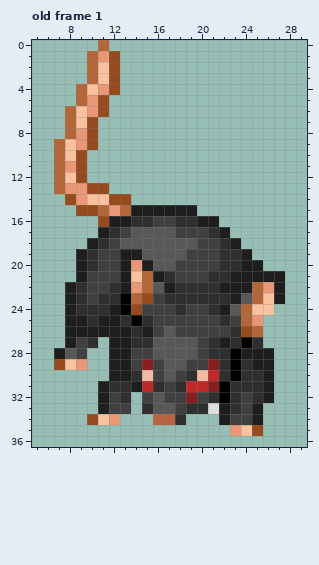
Two versions of one animated GIF sprite, Images/rat.gif. This is how it looked before the edit.
The file is 36x37 pixels, 4 frames. Colours within 5 levels of each other are drawn and written as one. Shown: old frame 1: x 5..29, y 0..36. The commit also changed other frames, which this record leaves out.
Now the later version:
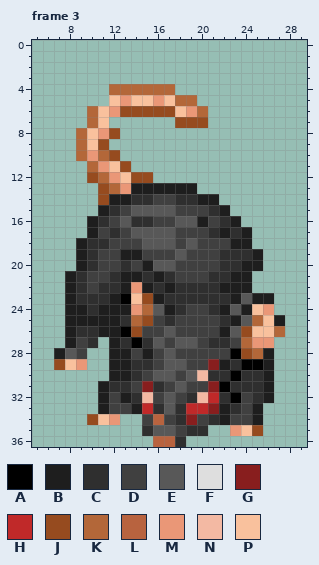
Palette (. is transparent): A #000000  B #1e1e1e  C #2f2f2f  D #404040  E #585858  F #dedede  G #881e1e  H #c02929  J #964b1f  K #b36739  L #b8633f  M #ea9777  N #f3b9a3  P #f9c19d
A new or re-ordered frame is compared with the old frame closest to it.
From the commit log: Ajout event rat
What changed:
frames re-ordered
--- frame 3 against old frame 1
@@ x 5..29 @@
- 0 ......K..................
- 1 .....KMJ.................
- 2 .....KPJ.................
- 3 .....KPJ.................
- 4 ....KPMJ.................
- 5 ....KMJ..................
- 6 ...KPMJ..................
- 7 ...KPJ...................
- 8 ...KMJ...................
- 9 ..KPMJ...................
-10 ..KPJ....................
-11 ..KMJ....................
-12 ..KPJ....................
-13 ..KMMJJ..................
-14 ...JMPPJJ................
-15 ....JJKMKBBBBBB..........
-16 ......JBBCCDDCCBB........
-17 ......BCDEEEEDDDCB.......
-18 .....BCDEEEEEEEDDCB......
-19 ....BCDDBBEEEEDDDCCB.....
-20 ....BCDDBMBEEDDDDCCBB....
-21 ....BDDDBPKBCDDDCCBBBBB..
-22 ...BCDDCBMKEBCCCCBBBKMB..
-23 ...BCDCCAKJDCCCCCCBEKPB..
-24 ...BCCCBAJDDDCDDCBEKPP...
-25 ...BBCBBCACDDDDDDCDKM....
-26 ...BBBBBBCBDEDDDDDCJK....
-27 ...BDC.BBCCEEEEDCBCAC....
-28 ..BED..BBDDEEEEDCCABBB...
-29 ..JPM..BBDGDEEDDGCACBB...
-30 .......BBCNDEDCNHCACCB...
-31 ......BCCBHCDCHHGACCCB...
-32 ......BDC.DEDDGDCACDCB...
-33 ......BDD.CEEDCCFBCDB....
-34 .....JPM...LLC...BDDB....
-35 ..................MPJ....
-36 .........................
+ 0 .........................
+ 1 .........................
+ 2 .........................
+ 3 .........................
+ 4 .......KKKKKK............
+ 5 .......PMPPMPKK..........
+ 6 .....KPMJJJJJPMK.........
+ 7 .....KP......JJJ.........
+ 8 ....KPMJ.................
+ 9 ....KPJ..................
+10 ....KMKJ.................
+11 .....KMPJ................
+12 .....JKMPJJ..............
+13 ......JKMBBBBBB..........
+14 ......JBBCCDDCCBB........
+15 ......BCDEEEEDDDCB.......
+16 .....BCDECCDDEEBDCB......
+17 .....BDCDEEEEDDDCBCB.....
+18 ....BCCDDDEEEDEDDDBB.....
+19 ....BCDDBBDDDEDDDCCCB....
+20 ....BCDDCDBEEDDDDCCBB....
+21 ...BCDDCBBCBCDDDCCBB.....
+22 ...BCDCCBMBCBCCCCBBB.....
+23 ...BCCCBAPJBCCCCCCBEBB...
+24 ...BBCBBBMKEBCDDCBEBPM...
+25 ...BBBBBCKJDCDDDDCBEKPB..
+26 ...BCCBBAJDDEDDDDBEJPPK..
+27 ...BDC.BCACEDEEDCCDKMM...
+28 ..BED..BBDBDEDDDDDAJKB...
+29 ..JPM..BBCCDEEDDGBCAAB...
+30 .......BBCDEEDENCCACCB...
+31 ......BCCDGCDEDDGACCCB...
+32 ......BDBCNDEDCNHCADCB...
+33 ......BDDBHCECHHGBCDB....
+34 .....JPM..DLDCGDCBDDB....
+35 ..........CEEDCC..MPJ....
+36 ...........LLC...........
Where, in picture pixels (left, top, right, bottom), the same in both pictures:
changed: (54, 40, 285, 447)
